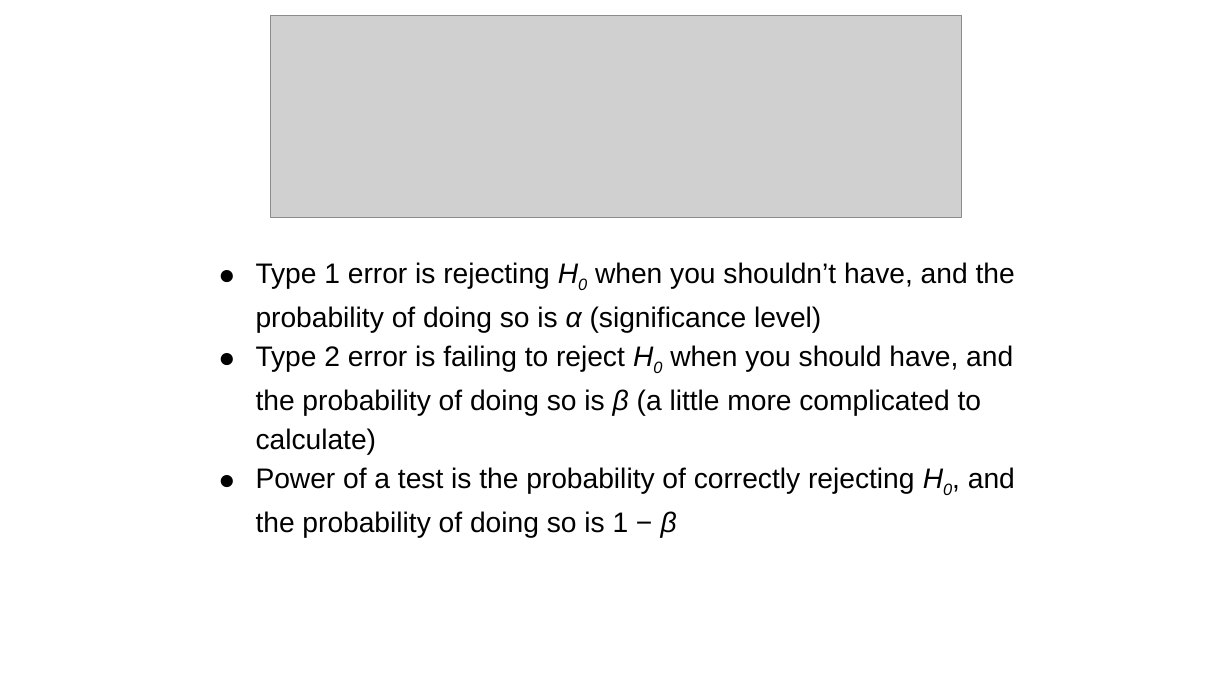
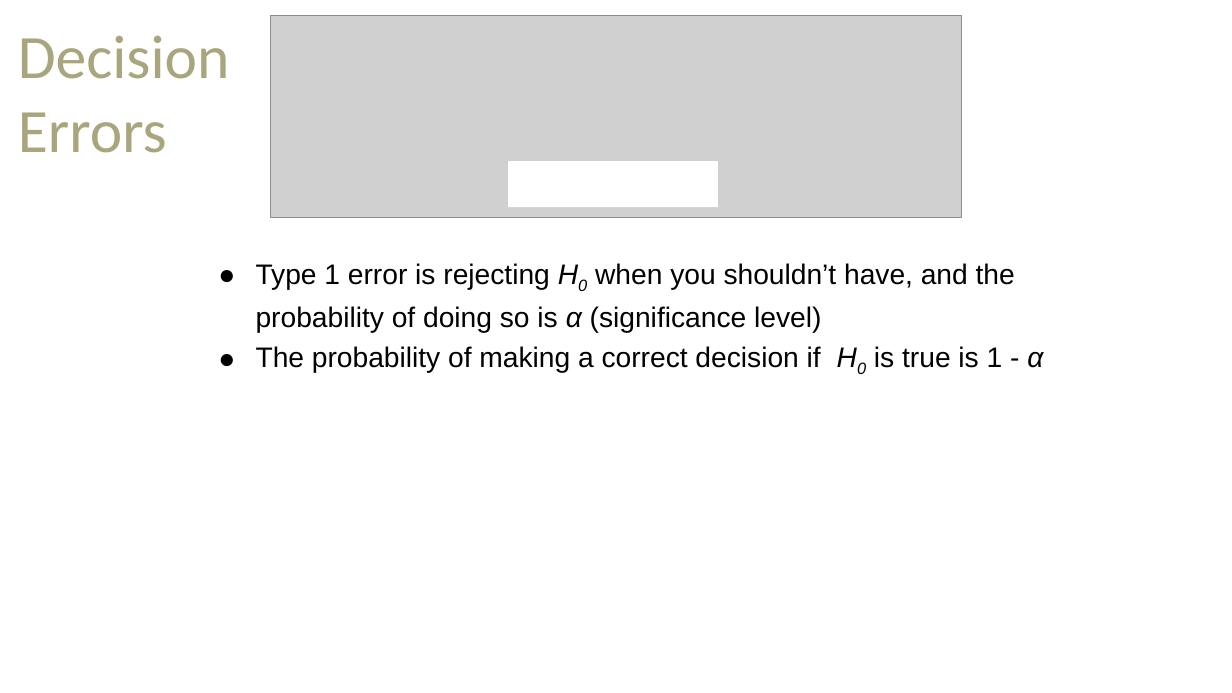
Before and after one commit to amosca01/MATH108-F23, a slide deck: slide 11 of slides/13-power-calculation.pptx (slide 6 before the commit). Drawn at 1232x693 pixels with LibreOffice and Linux fonts; fonts in the diff are those of the drawing; grey boxes stand for pictures. Boxes give left, top, right and bottom in pixels: in the first picture for what was removed or moved away, otherwise in the second. Text is boxed around its words. In the diff, an @@ line names an element or a change of style, - is before the commit and + after.

```diff
--- a/slides/13-power-calculation.pptx
+++ b/slides/13-power-calculation.pptx
@@ text added at (18, 35, 230, 153), 48 pt, text #A9A57C @@
+Decision Errors
@@ rectangle added at (508, 161, 718, 207), fill #FFFFFF @@
@@ text at (256, 346, 1043, 373): text changed @@
-● Type 2 error is failing to reject H0 when you should have, and the probability of doing so is β (a little more complicated to calculate)
-● Power of a test is the probability of correctly rejecting H0, and the probability of doing so is 1 − β
+● The probability of making a correct decision if H0 is true is 1 - α
```
Also in this commit, not shown: 21 other slides changed, 26 slides added, 8 slides removed, 10 other files.
